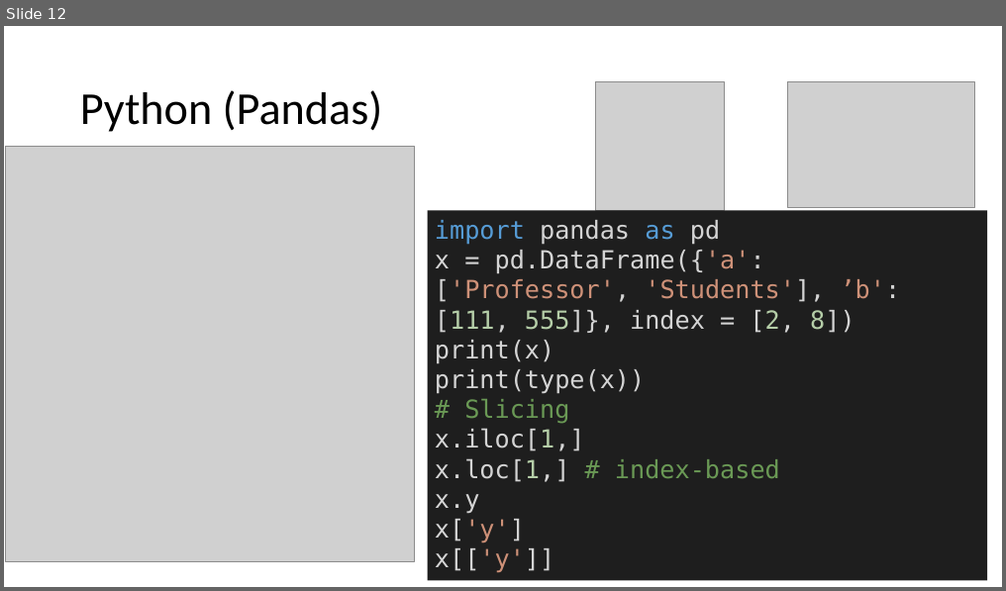
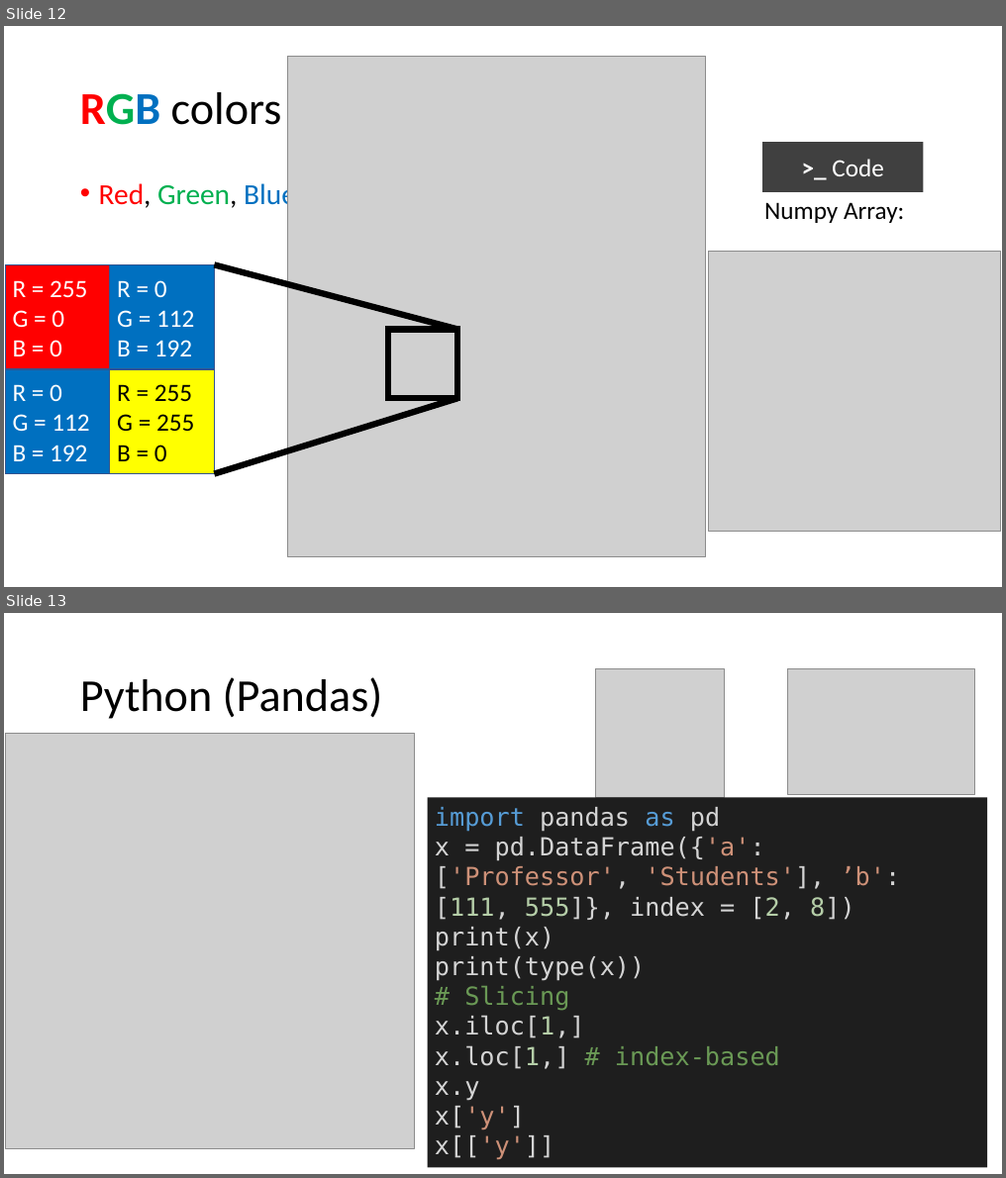
Before and after one commit to mathphysmx/teaching-ml, a slide deck: slides/01_softwareTutorial.pptx. Shown one above the other, each under a label of ours: slide 12 before the commit, slides 12 and 13 after it. The pictures are 1006x591 and 1006x1178 pixels, drawn with LibreOffice and Linux fonts; fonts in the diff are those of the drawing; grey boxes stand for pictures. Boxes give left, top, right and bottom in pixels: in the first picture for what was removed or moved away, otherwise in the second. Text is boxed around its words. In the diff, an @@ line names an element or a change of style, - is before the commit and + after.

```diff
--- a/slides/01_softwareTutorial.pptx
+++ b/slides/01_softwareTutorial.pptx
@@ slide 12 added at (4,26,1002,587), background #FFFFFF @@
@@ picture added at (288,56,706,558) @@
@@ title added at (80,92,282,125), 44 pt, text #000000 @@
+RGB colors
@@ rectangle added at (763,142,924,192), fill #404040, 24 pt, text #FFFFFF @@
+>_ Code
@@ text added at (99,179,296,211), 28 pt, text #00B050 @@
+• Red, Green, Blue
@@ text added at (764,202,904,223), 24 pt, text #000000 @@
+Numpy Array:
@@ picture added at (709,252,1001,532) @@
@@ rectangle added at (5,265,110,370), fill #FF0000, outline #325491 1 pt, 24 pt, text #FFFFFF @@
+R = 255
+G = 0
+B = 0
@@ rectangle added at (110,265,214,370), fill #0070C0, outline #325491 1 pt, 24 pt, text #FFFFFF @@
+R = 0
+G = 112
+B = 192
@@ line added from (214, 265) to (457, 329), #000000 6 pt @@
@@ rectangle added at (388,329,456,398), outline #000000 6 pt @@
@@ rectangle added at (5,370,110,474), fill #0070C0, outline #325491 1 pt, 24 pt, text #FFFFFF @@
+R = 0
+G = 112
+B = 192
@@ rectangle added at (110,370,214,474), fill #FFFF00, outline #325491 1 pt, 24 pt, text #000000 @@
+R = 255
+G = 255
+B = 0
@@ line added from (214, 474) to (457, 399), #000000 6 pt @@
@@ what was slide 12 is now slide 13 @@
```
Also in this commit, not shown: 1 slide changed, 1 other slide added, 8 other files.
